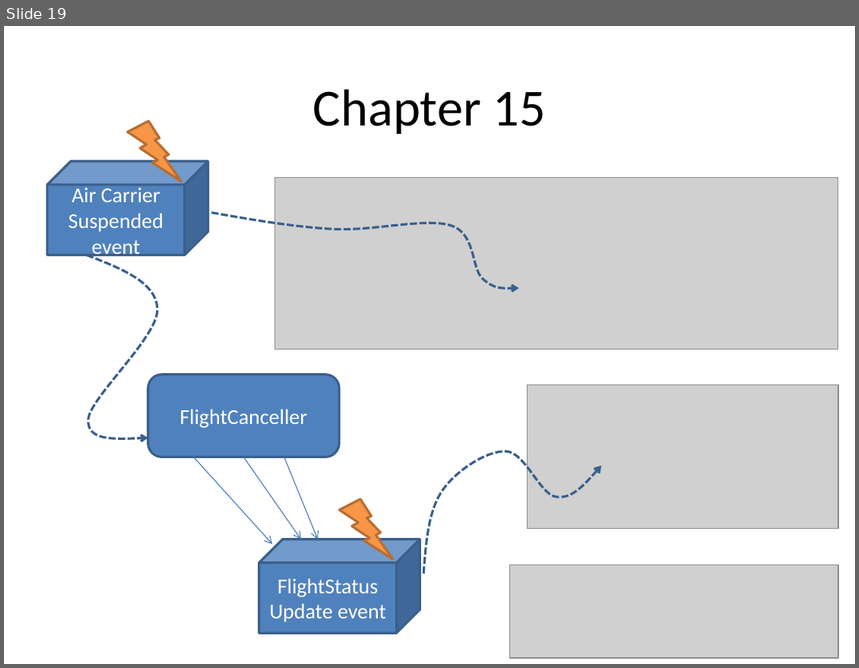
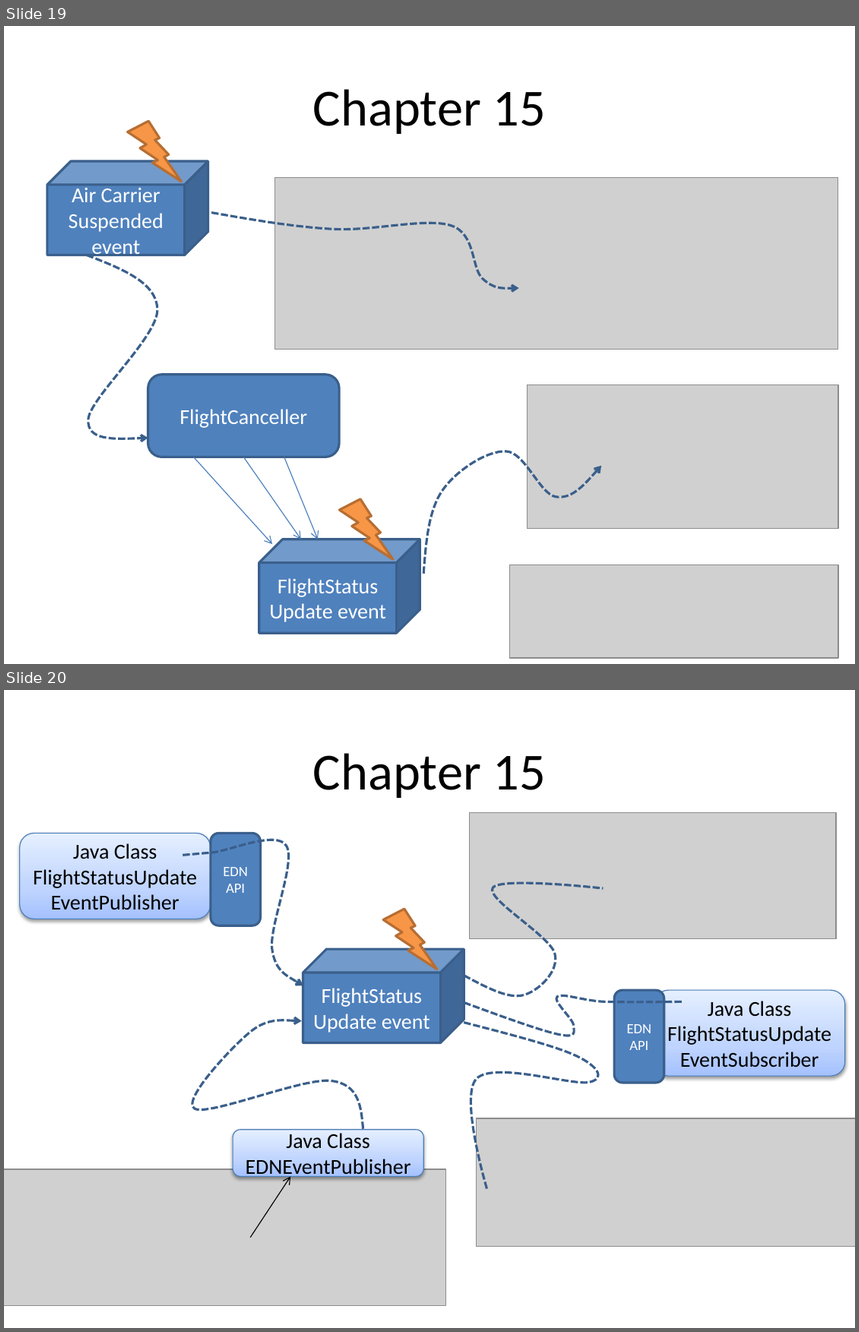
Before and after one commit to lucasjellema/soasuitehandbook, a slide deck: ChapterOverviews_picturesOfService.pptx. Shown one above the other, each under a label of ours: slide 19 before the commit, slides 19 and 20 after it. The pictures are 859x668 and 859x1332 pixels, drawn with LibreOffice and Linux fonts; fonts in the diff are those of the drawing; grey boxes stand for pictures. Boxes give left, top, right and bottom in pixels: in the first picture for what was removed or moved away, otherwise in the second. Text is boxed around its words. In the diff, an @@ line names an element or a change of style, - is before the commit and + after.

Commit message:
Added images for chapter 15

```diff
--- a/ChapterOverviews_picturesOfService.pptx
+++ b/ChapterOverviews_picturesOfService.pptx
@@ slide 20 added at [4, 690, 855, 1328], background #FFFFFF @@
@@ title added at [313, 753, 545, 798], 44 pt, text #000000 @@
+Chapter 15
@@ picture added at [470, 813, 836, 939] @@
@@ rounded rectangle added at [19, 833, 210, 919], fill gradient #A4C4FF to #BFD4FF to #E6EEFF, outline #4B7EBC 0.75 pt, 18 pt, text #000000 @@
+Java Class
+FlightStatusUpdateEventPublisher
@@ freeform shape added at [183, 840, 303, 986], outline #3A5F8C 2 pt dashed @@
@@ rounded rectangle added at [211, 833, 261, 926], fill #4F81BD, outline #3A5F8C 2 pt, 12 pt, text #FFFFFF @@
+EDN API
@@ freeform shape added at [464, 883, 603, 996], outline #3A5F8C 2 pt dashed @@
@@ lightning bolt added at [384, 909, 437, 969], fill #F79646, outline #B76F34 2 pt @@
@@ cube added at [303, 950, 464, 1043], fill #4F81BD, outline #3A5F8C 2 pt, 18 pt, text #FFFFFF @@
+FlightStatus
+Update event
@@ freeform shape added at [464, 996, 683, 1036], outline #3A5F8C 2 pt dashed @@
@@ rounded rectangle added at [614, 990, 664, 1083], fill #4F81BD, outline #3A5F8C 2 pt, 12 pt, text #FFFFFF @@
+EDN API
@@ rounded rectangle added at [655, 990, 845, 1076], fill gradient #A4C4FF to #BFD4FF to #E6EEFF, outline #4B7EBC 0.75 pt, 18 pt, text #000000 @@
+Java Class
+FlightStatusUpdateEventSubscriber
@@ freeform shape added at [192, 1021, 363, 1129], outline #3A5F8C 2 pt dashed @@
@@ freeform shape added at [464, 1023, 598, 1189], outline #3A5F8C 2 pt dashed @@
@@ picture added at [477, 1119, 855, 1248] @@
@@ rounded rectangle added at [233, 1130, 424, 1177], fill gradient #A4C4FF to #BFD4FF to #E6EEFF, outline #4B7EBC 0.75 pt, 18 pt, text #000000 @@
+Java Class
+EDNEventPublisher
@@ picture added at [4, 1170, 446, 1306] @@
@@ arrow added from (250, 1237) to (291, 1177), #000000 0.75 pt @@
```
Also in this commit, not shown: 1 slide changed.
